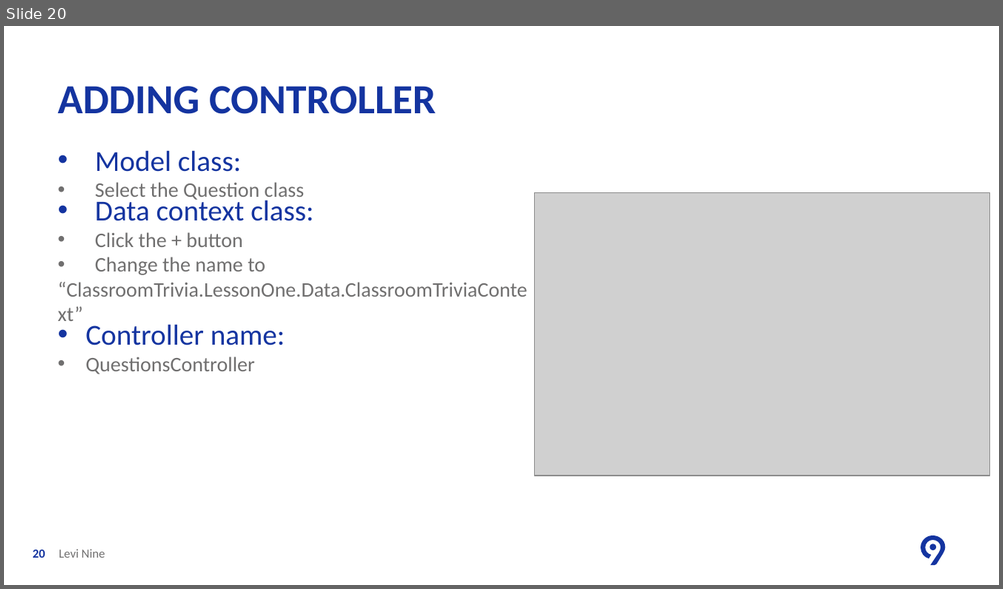
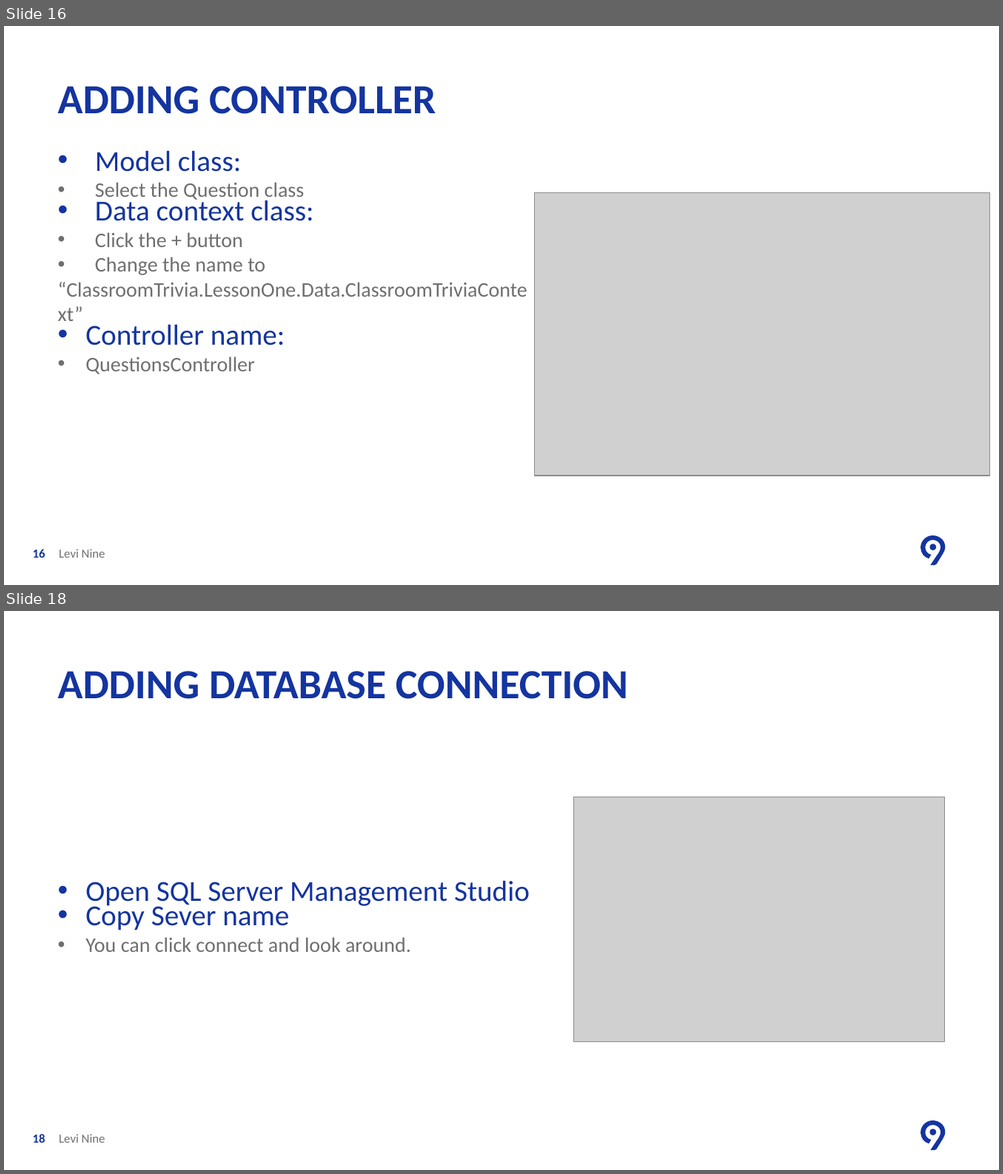
Before and after one commit to ancasturza/PracticaAC2018, a slide deck: PPT/L1/Lesson One Create Web Application.pptx. Shown one above the other, each under a label of ours: slide 20 before the commit, slides 16 and 18 after it; the slides between them are not shown. The pictures are 1003x589 and 1003x1174 pixels, drawn with LibreOffice and Linux fonts; fonts in the diff are those of the drawing; grey boxes stand for pictures; background and template pictures are left out. Boxes give left, top, right and bottom in pixels: in the first picture for what was removed or moved away, otherwise in the second. Text is boxed around its words. In the diff, an @@ line names an element or a change of style, - is before the commit and + after.

```diff
--- a/PPT/L1/Lesson One Create Web Application.pptx
+++ b/PPT/L1/Lesson One Create Web Application.pptx
@@ slide 18 added at [4,611,999,1170], background #FFFFFF; not listed: 2 template elements that a slide beside it also shows @@
@@ title added at [58,671,628,699], 40 pt, text #1434A0, bold @@
+ADDING DATABASE CONNECTION
@@ picture added at [573,797,944,1042] @@
@@ text added at [85,880,529,952], 28 pt, text #1434A0 @@
+• Open SQL Server Management Studio
+• Copy Sever name
+  • You can click connect and look around.
@@ page number added at [33,1134,45,1143], 12 pt, text #1434A0, bold @@
+18
@@ text added at [59,1134,105,1143], 12 pt, text #706F6F @@
+Levi Nine
@@ what was slide 20 is now slide 16 @@
@@ page number at [33,549,45,558]: text changed @@
-20
+16
```
Also in this commit, not shown: 2 other slides added, 5 slides removed, 9 other files.
